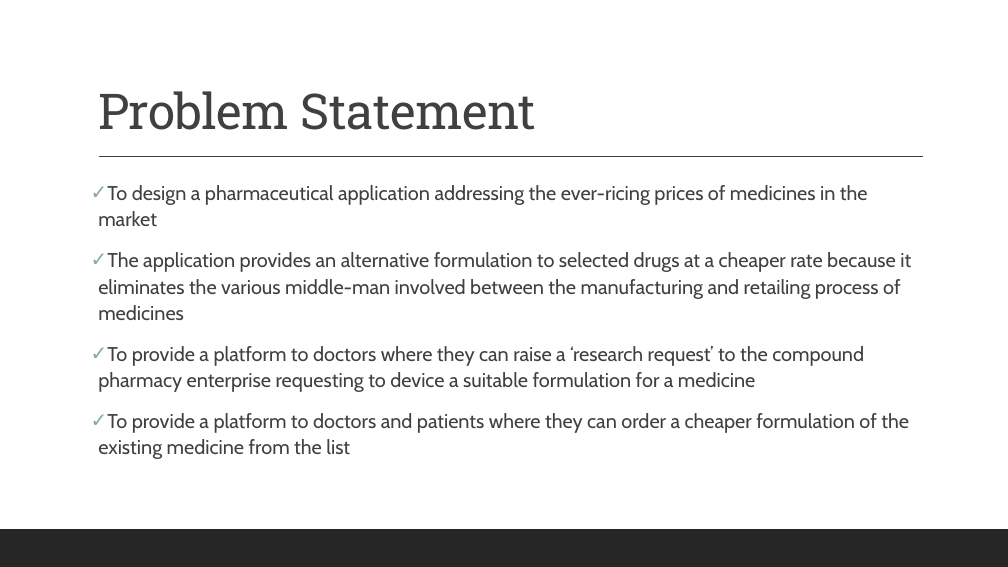
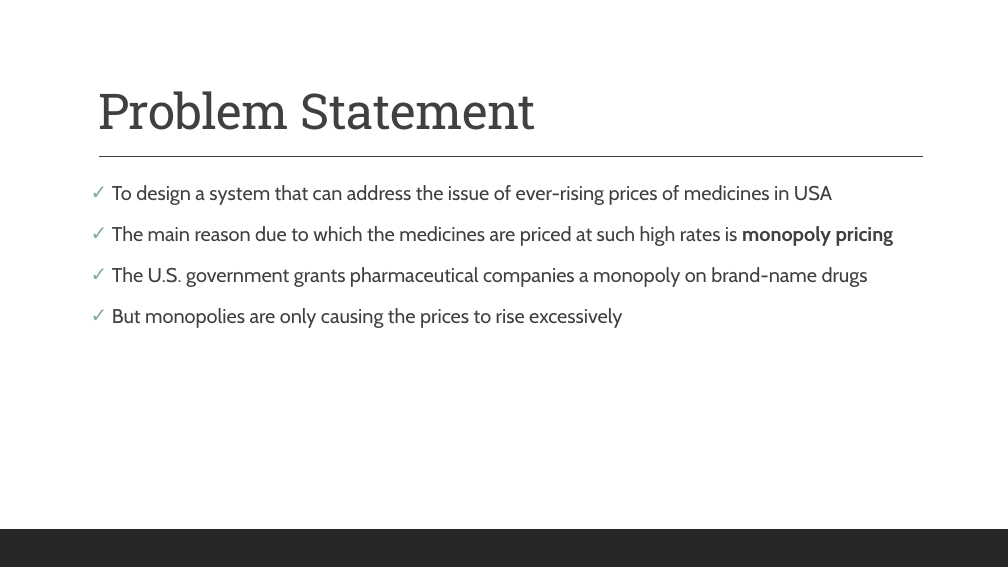
Before and after one commit to ketanmalik/AED, a slide deck: slide 2 of Final Project/Final-Project-Presentation.pptx. Drawn at 1008x567 pixels with LibreOffice and Linux fonts; fonts in the diff are those of the drawing. Boxes give left, top, right and bottom in pixels: in the first picture for what was removed or moved away, otherwise in the second. Text is boxed around its words. In the diff, an @@ line names an element or a change of style, - is before the commit and + after.

```diff
--- a/Final Project/Final-Project-Presentation.pptx
+++ b/Final Project/Final-Project-Presentation.pptx
@@ text at box(112, 185, 894, 328): text changed @@
-✓ To design a pharmaceutical application addressing the ever-ricing prices of medicines in the market
-✓ The application provides an alternative formulation to selected drugs at a cheaper rate because it eliminates the various middle-man involved between the manufacturing and retailing process of medicines
-✓ To provide a platform to doctors where they can raise a ‘research request’ to the compound pharmacy enterprise requesting to device a suitable formulation for a medicine
-✓ To provide a platform to doctors and patients where they can order a cheaper formulation of the existing medicine from the list
+✓ To design a system that can address the issue of ever-rising prices of medicines in USA
+✓ The main reason due to which the medicines are priced at such high rates is monopoly pricing
+✓ The U.S. government grants pharmaceutical companies a monopoly on brand-name drugs
+✓ But monopolies are only causing the prices to rise excessively
```
Also in this commit, not shown: 3 other slides changed, 5 slides added, 3 slides removed, 3 other files.
